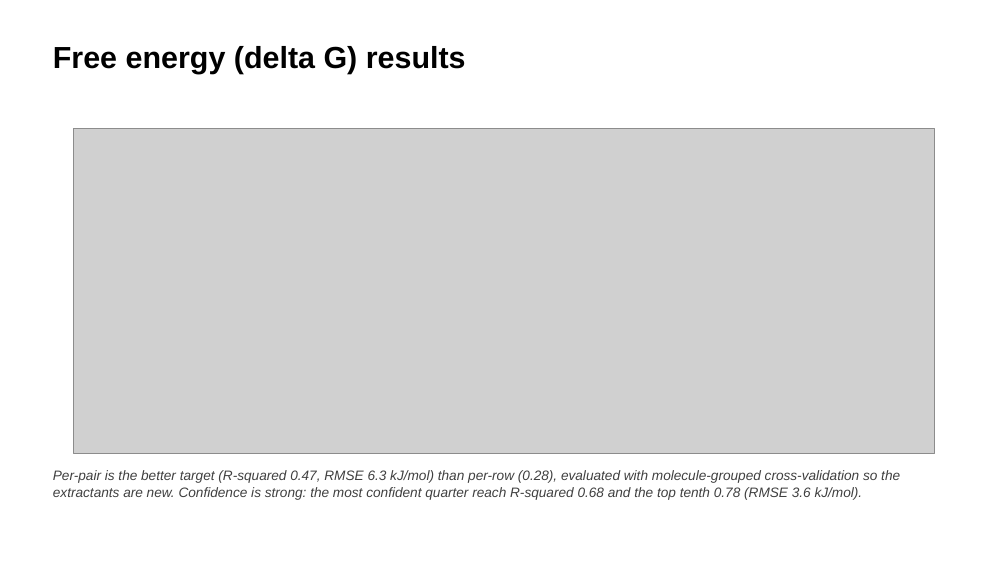
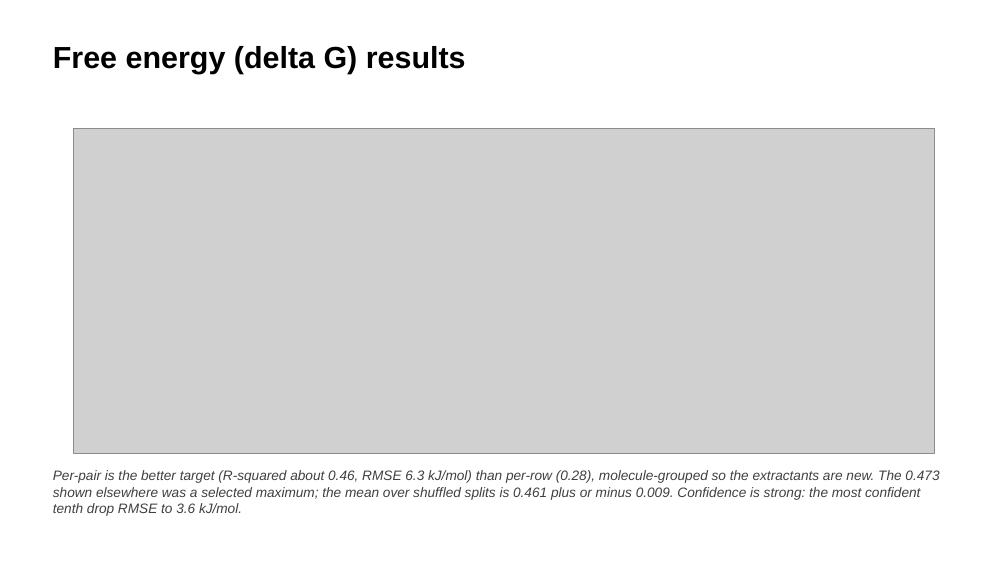
Before and after one commit to SkyEpstein/Machine-learning-to-separate-f-elements-2, a slide deck: slide 24 of docs/REE_Results_Slides_Final.pptx. Drawn at 1008x567 pixels with LibreOffice and Linux fonts; fonts in the diff are those of the drawing; grey boxes stand for pictures. Boxes give left, top, right and bottom in pixels: in the first picture for what was removed or moved away, otherwise in the second. Text is boxed around its words. In the diff, an @@ line names an element or a change of style, - is before the commit and + after.

```diff
--- a/docs/REE_Results_Slides_Final.pptx
+++ b/docs/REE_Results_Slides_Final.pptx
@@ text at (53, 470, 939, 516): text changed @@
-Per-pair is the better target (R-squared 0.47, RMSE 6.3 kJ/mol) than per-row (0.28), evaluated with molecule-grouped cross-validation so the extractants are new. Confidence is strong: the most confident quarter reach R-squared 0.68 and the top tenth 0.78 (RMSE 3.6 kJ/mol).
+Per-pair is the better target (R-squared about 0.46, RMSE 6.3 kJ/mol) than per-row (0.28), molecule-grouped so the extractants are new. The 0.473 shown elsewhere was a selected maximum; the mean over shuffled splits is 0.461 plus or minus 0.009. Confidence is strong: the most confident tenth drop RMSE to 3.6 kJ/mol.
```
Also in this commit, not shown: 1 other slide changed, 3 slides added, 5 other files.
